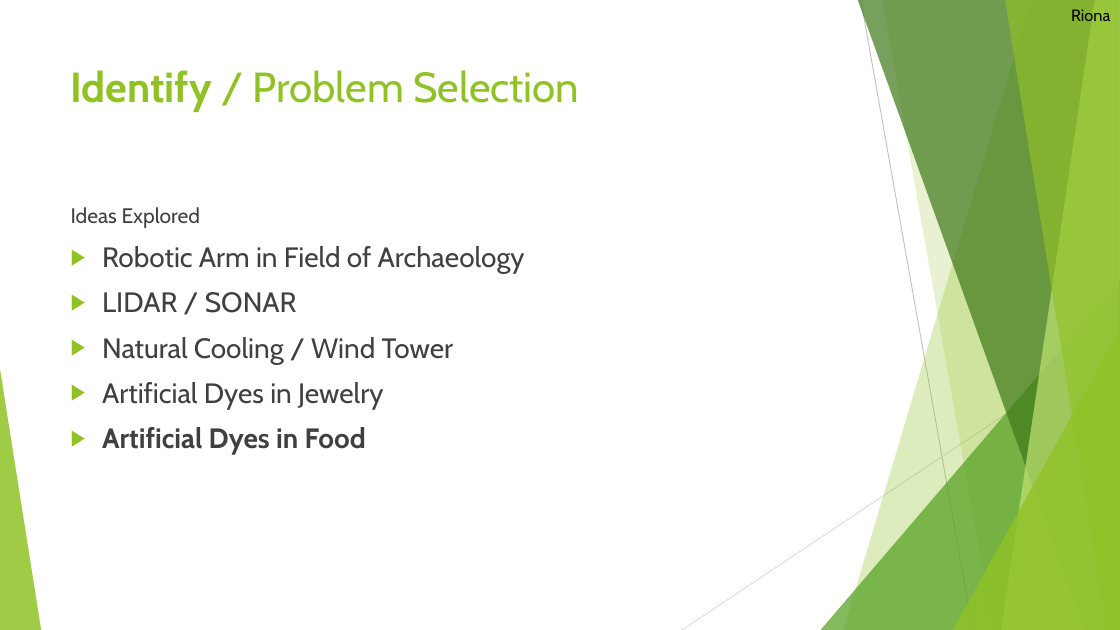
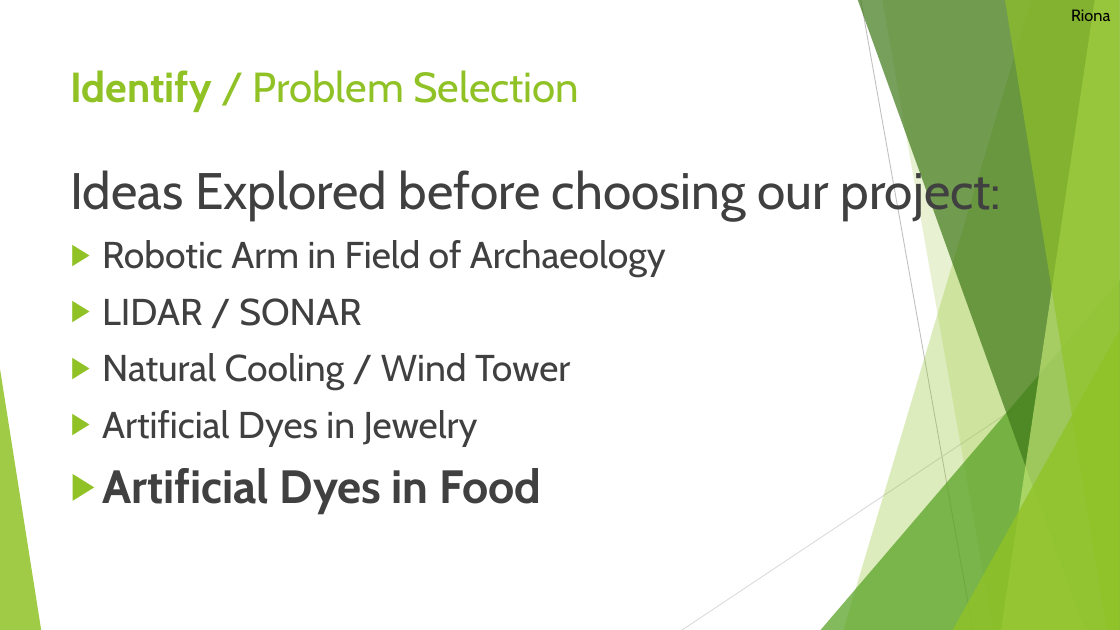
Before and after one commit to LegoRisingStars/Challenge2025, a slide deck: slide 2 of Presentations/Unearthed Innovation Project - Rising Stars.pptx. Drawn at 1120x630 pixels with LibreOffice and Linux fonts; fonts in the diff are those of the drawing. Boxes give left, top, right and bottom in pixels: in the first picture for what was removed or moved away, otherwise in the second. Text is boxed around its words. In the diff, an @@ line names an element or a change of style, - is before the commit and + after.

```diff
--- a/Presentations/Unearthed Innovation Project - Rising Stars.pptx
+++ b/Presentations/Unearthed Innovation Project - Rising Stars.pptx
@@ text "Ideas Explored before choosing our ..." moved from (x1=71, y1=207, x2=525, y2=455) to (x1=71, y1=166, x2=1002, y2=515) @@
@@ text at (x1=71, y1=166, x2=1002, y2=220): text changed; size 18 to 44 pt @@
-Ideas Explored
+Ideas Explored before choosing our project:
@@ text at (x1=102, y1=240, x2=666, y2=515): size 24 to 32 pt in "Robotic Arm in Field of Archaeology", "LIDAR / SONAR", "Natural Cooling / Wind Tower", "Artificial Dyes in Jewelry"; size 24 to 40 pt in "Artificial Dyes in Food" @@
```
Also in this commit, not shown: 1 other slide changed, 1 slide added, 18 other files.
